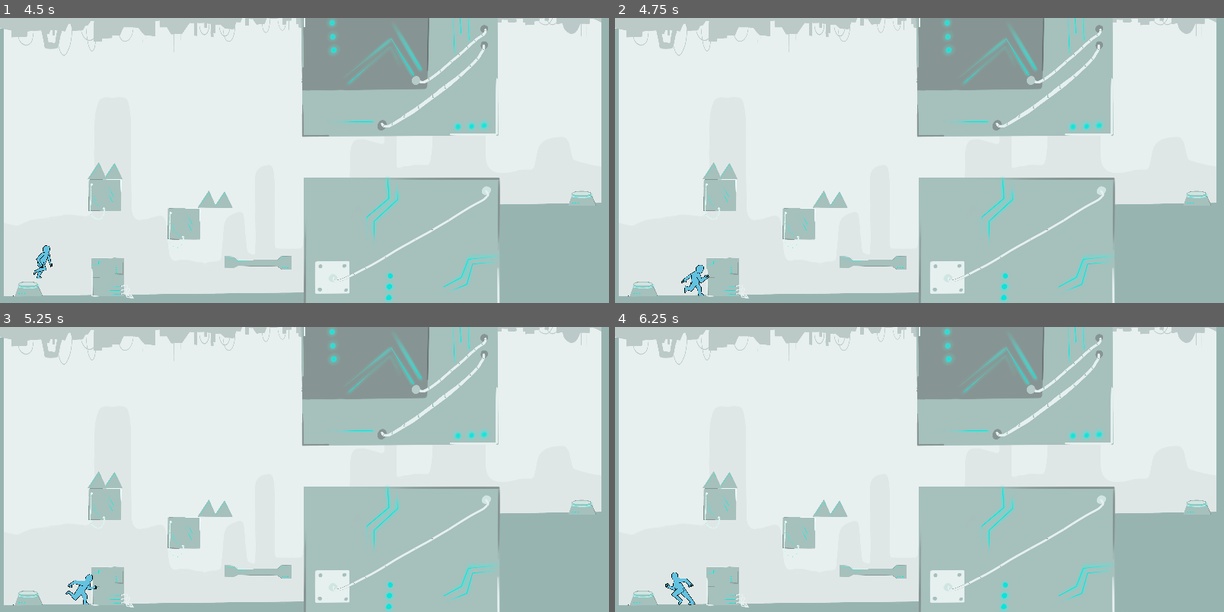
Above: before the commit, frames 1-4 (two rows, left to right).
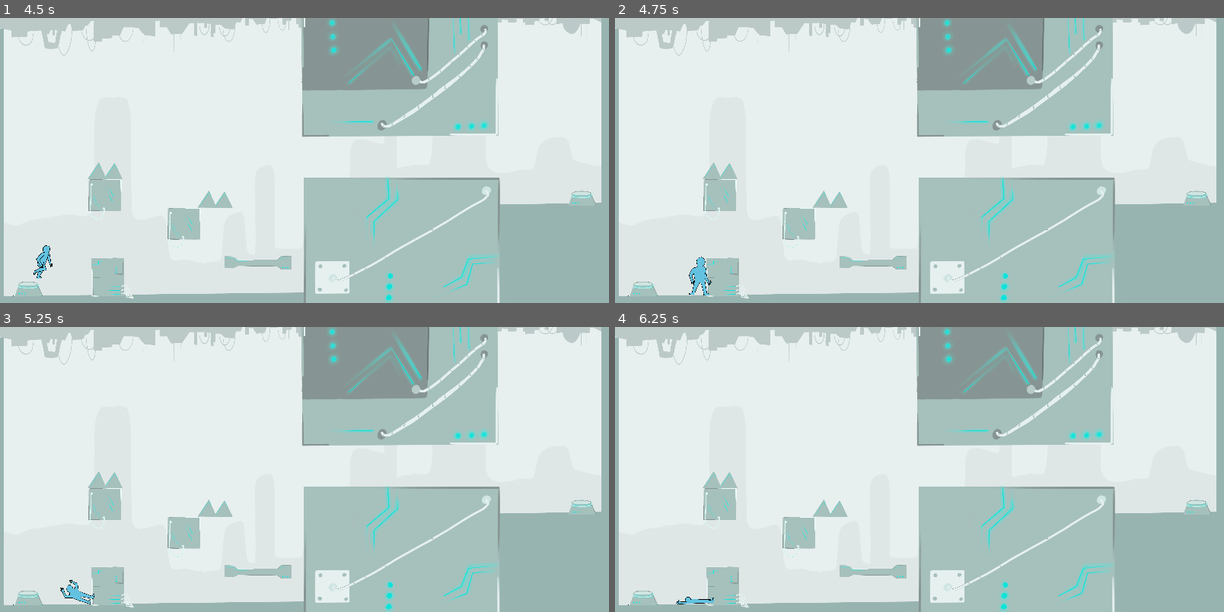
Above: after the commit, the same moments.

Repository: gobggj2022/GGJ-
Game: Godot game, scene res://src/Main/Game.tscn
Two runs of this game, one before a commit and one after it. Both use one fixed random seed, a clock stepped at 60 frames per second and the inputs below.
Inputs:
- Up to frame 1 (4.5 s): click "PLAY" at 0.5 s; click "PLAY" at 1.25 s; hold Right (ui_right) 2.03-3.53 s; tap Space (ui_select) at 2.27, 3.02 s; tap Enter at 2.75 s; hold Left (ui_left) 3.53-4.28 s; hold Right (ui_right) from 4.28 s (still down)
- Up to frame 2 (4.75 s): keep holding Right (ui_right); tap Space (ui_select) at 4.52 s
- Up to frame 3 (5.25 s): keep holding Right (ui_right)
- Up to frame 4 (6.25 s): tap Space (ui_select) at 5.27, 6.02 s; tap Escape (toggle_pause) at 5.65 s; release Right (ui_right) at 5.78 s; hold Left (ui_left) from 5.78 s (still down)

Frame 1 is identical in both runs. In frame 2, 0.3% of the frame differs, in the area x 10-16%, y 83-98%; in frame 3, 0.3%; in frame 4, 0.3%, in the area x 8-17%, y 86-98%.

Commit message:
add death on collision with trap and ghost

Diff:
--- a/src/Level/Level.gd
+++ b/src/Level/Level.gd
@@ -7,7 +7,6 @@
 
 func _on_ArriveeBlanc_player_enter():
 	get_node('/root/GameManager').turnDark()
-	print("gello")
 
 	player.saveRecord()
 	player.can_record = false
@@ -23,3 +22,7 @@
 
 func _on_DepartBlanc_player_leave():
 	player.can_record = true
+
+
+func _on_Player_player_died():
+	pass # Replace with function body.
--- a/src/Main/Game.gd
+++ b/src/Main/Game.gd
@@ -1,9 +1,5 @@
 extends Node
 
-
-# Declare member variables here. Examples:
-# var a = 2
-# var b = "text"
 onready var _mainMenu = $Interface/MainMenu
 onready var _pauseMenu = $Interface/PauseMenu
 
@@ -28,11 +24,6 @@
 			_pauseMenu.close()
 		get_tree().set_input_as_handled()
 
-# Called every frame. 'delta' is the elapsed time since the previous frame.
-#func _process(delta):
-#	pass
-
-
 func _on_PauseMenu_restart_level():
 	restartCurrentLevel()
 
--- a/src/Menu/PauseMenu.gd
+++ b/src/Menu/PauseMenu.gd
@@ -1,9 +1,6 @@
 extends Control
 
-
-# Declare member variables here. Examples:
-# var a = 2
-# var b = "text"
+onready var gameManager = get_node('/root/GameManager')
 
 signal restart_level()
 
@@ -32,4 +29,5 @@
 
 func _on_RestartButton_pressed():
 	close()
+	gameManager.turnClear()
 	emit_signal('restart_level')
--- a/src/Player/Player.gd
+++ b/src/Player/Player.gd
@@ -16,6 +16,7 @@
 onready var tween = $Tween
 
 onready var sprite = blueSprite
+signal player_died()
 
 const transitionDuration = 0.2
 
@@ -85,6 +86,9 @@
 
 func get_input():
 	velocity.x = 0
+	if state == DEAD:
+		return
+
 	var jump = Input.is_action_just_pressed('ui_up')
 	var dash = Input.is_action_just_pressed('ui_select') or dashTimer.time_left != 0
 	var right = Input.is_action_pressed('ui_right')
@@ -134,6 +138,11 @@
 		can_dash = true
 		change_state(IDLE)
 	velocity = move_and_slide(velocity, Vector2(0, -1))
+	for i in get_slide_count():
+		var collision = get_slide_collision(i)
+		if collision.collider.name == "GhostPlayer" || "Trap":
+			change_state(DEAD)
+			emit_signal("player_died")
 
 func dash():
 	change_state(DASH)
